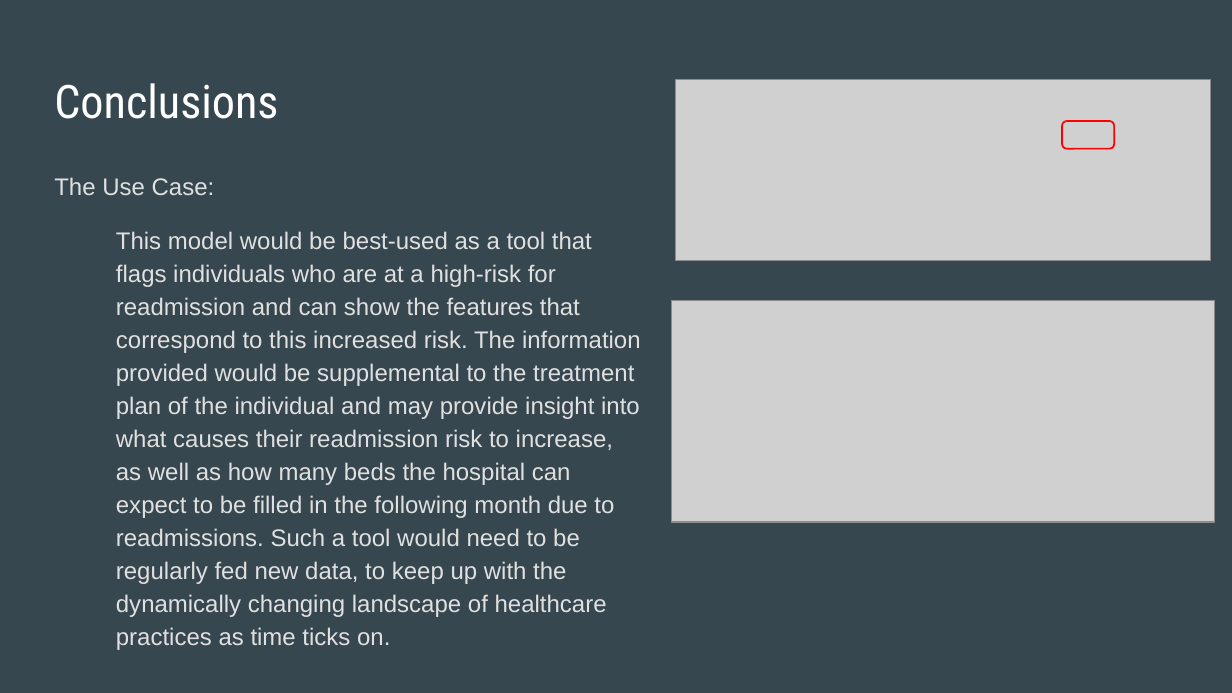
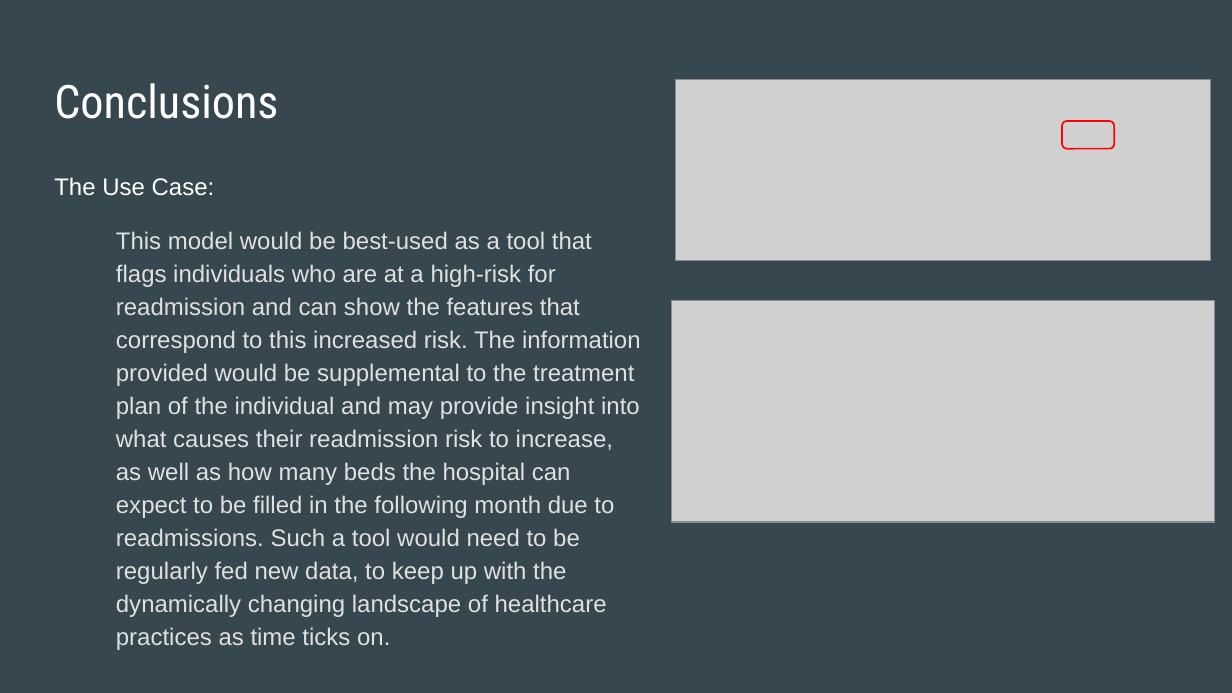
Before and after one commit to kstoudt/Springboard, a slide deck: slide 33 of Predicting_Diabetic_Patient_Readmission/Capstone2_Final_Report_slides.pptx. Drawn at 1232x693 pixels with LibreOffice and Linux fonts; fonts in the diff are those of the drawing; grey boxes stand for pictures. Boxes give left, top, right and bottom in pixels: in the first picture for what was removed or moved away, otherwise in the second. Text is boxed around its words. In the diff, an @@ line names an element or a change of style, - is before the commit and + after.

```diff
--- a/Predicting_Diabetic_Patient_Readmission/Capstone2_Final_Report_slides.pptx
+++ b/Predicting_Diabetic_Patient_Readmission/Capstone2_Final_Report_slides.pptx
@@ text at [54,177,215,196]: text colour #E0E0E0 to #FFFFFF in "The Use Case:" @@
```
Also in this commit, not shown: 3 other slides changed.
